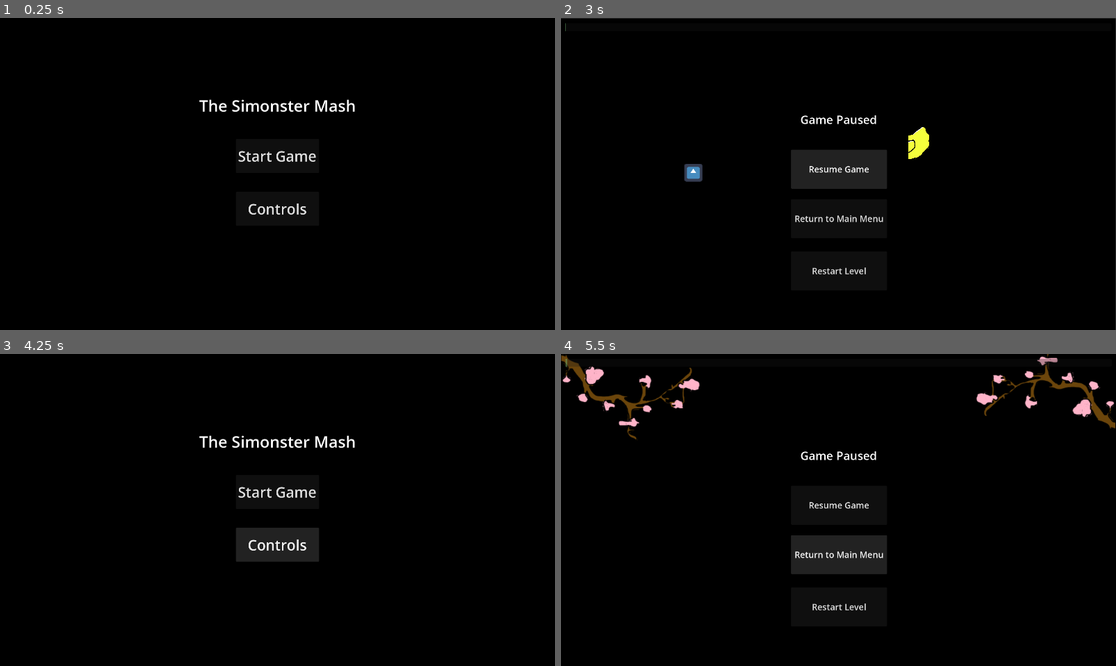
Above: before the commit, frames 1-4 (two rows, left to right).
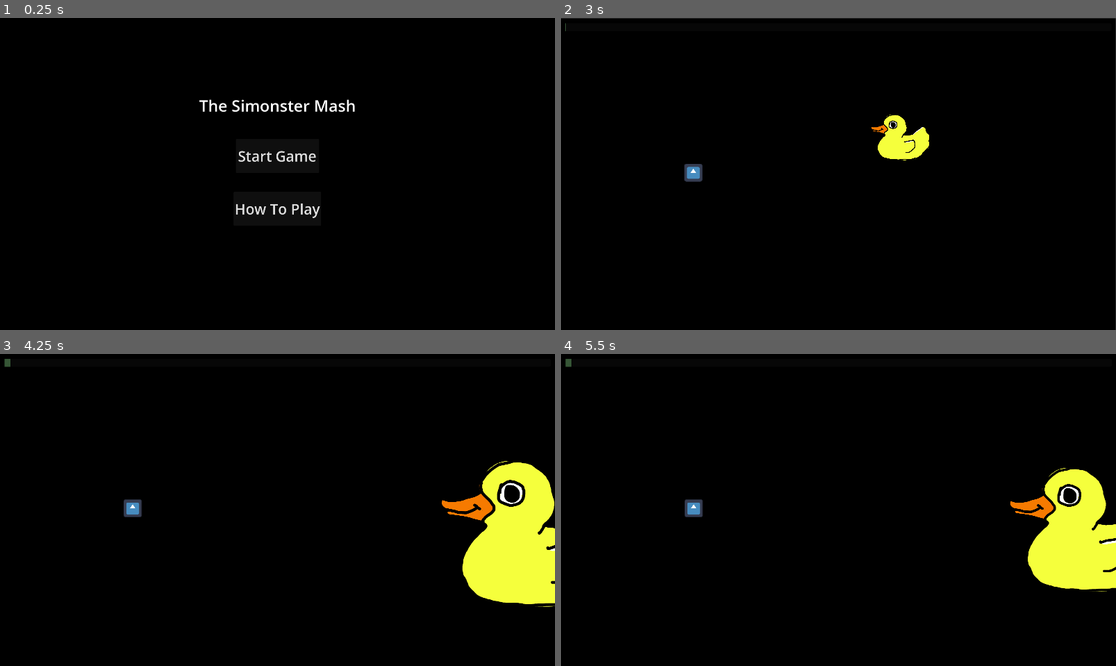
Above: after the commit, the same moments.

Repository: SimonDuPlooyGit/Just-Shapes-and-Beats-2-JK
Game: Godot game, scene res://Scenes/MainMenu.tscn
The game is run twice, just before and just after one commit, with the same random seed, the same clock (stepped at 60 frames per second) and the same inputs. The engine's default icon, where the game draws it, is replaced by a stand-in: a white triangle on a blue panel in a dark square. Sound files missing from this copy of the repository are replaced by a short silence.
Inputs (mouse positions are in pixels of both pictures, inside the frame that each line leads up to):
- Up to frame 1 (0.25 s): no input
- Up to frame 2 (3 s): click "Controls" (after the commit: "How To Play") at 0.5 s; click "Return to main menu" at 1.25 s; click "Start Game" at 2 s; click "What the Duck!" at 2.75 s
- Up to frame 3 (4.25 s): click (277, 553) at 3.5 s, where only the run before the commit has a clickable "Return to Main Menu"
- Up to frame 4 (5.5 s): click (838, 491) at 4.25 s, where only the run before the commit has a clickable "Start Game"; click (838, 541) at 5 s, where only the run before the commit has a clickable "Serenity"

The runs differ from the first frame. In frame 1, 0.3% of the frame differs, in the area x 42-58%, y 59-65%; in frame 2, 3.2%; in frame 3, 8.5%; in frame 4, 9.6%, in the area x 0-100%, y 0-83%.

Commit message:
How to play menu

Diff:
--- a/prototype2rhythm/Scenes/BossFight.tscn
+++ b/prototype2rhythm/Scenes/BossFight.tscn
@@ -210,6 +210,7 @@
 
 [node name="PauseMenu" type="CanvasLayer" parent="."]
 process_mode = 3
+visible = false
 offset = Vector2(960, 560)
 transform = Transform2D(1, 0, 0, 1, 960, 560)
 
@@ -225,7 +226,7 @@
 offset_bottom = -98.0
 grow_horizontal = 2
 grow_vertical = 2
-color = Color(0, 0, 0, 1)
+color = Color(0.0646965, 0.0646965, 0.0646965, 1)
 
 [node name="Label" type="Label" parent="PauseMenu"]
 offset_left = -242.5
--- a/prototype2rhythm/Scenes/MainMenu.tscn
+++ b/prototype2rhythm/Scenes/MainMenu.tscn
@@ -62,7 +62,7 @@
 grow_horizontal = 2
 grow_vertical = 2
 theme_override_font_sizes/font_size = 50
-text = "Controls
+text = "How To Play
 "
 
 [connection signal="pressed" from="Startgame" to="." method="change_to_levels"]
--- a/prototype2rhythm/Scenes/SamuraiShamploo.tscn
+++ b/prototype2rhythm/Scenes/SamuraiShamploo.tscn
@@ -337,6 +337,46 @@
 scale = Vector2(0.00713731, 0.262795)
 texture = ExtResource("17_yn866")
 
+[node name="W" type="Label" parent="Spawners/SamuraiSpawner/Hitzones"]
+offset_left = 875.0
+offset_top = 359.0
+offset_right = 1036.0
+offset_bottom = 486.0
+theme_override_font_sizes/font_size = 30
+text = "W"
+horizontal_alignment = 1
+vertical_alignment = 1
+
+[node name="A" type="Label" parent="Spawners/SamuraiSpawner/Hitzones"]
+offset_left = 695.0
+offset_top = 495.0
+offset_right = 856.0
+offset_bottom = 622.0
+theme_override_font_sizes/font_size = 30
+text = "A"
+horizontal_alignment = 1
+vertical_alignment = 1
+
+[node name="S" type="Label" parent="Spawners/SamuraiSpawner/Hitzones"]
+offset_left = 875.0
+offset_top = 627.0
+offset_right = 1036.0
+offset_bottom = 754.0
+theme_override_font_sizes/font_size = 30
+text = "S"
+horizontal_alignment = 1
+vertical_alignment = 1
+
+[node name="D" type="Label" parent="Spawners/SamuraiSpawner/Hitzones"]
+offset_left = 1060.0
+offset_top = 495.0
+offset_right = 1221.0
+offset_bottom = 622.0
+theme_override_font_sizes/font_size = 30
+text = "D"
+horizontal_alignment = 1
+vertical_alignment = 1
+
 [node name="ShurikenSpawner" type="Node" parent="Spawners"]
 script = ExtResource("16_ba466")
 
@@ -404,6 +444,7 @@
 
 [node name="PauseMenu" type="CanvasLayer" parent="."]
 process_mode = 3
+visible = false
 offset = Vector2(960, 560)
 transform = Transform2D(1, 0, 0, 1, 960, 560)
 
@@ -419,7 +460,7 @@
 offset_bottom = -66.0
 grow_horizontal = 2
 grow_vertical = 2
-color = Color(0, 0, 0, 1)
+color = Color(0.0430392, 0.0430392, 0.0430392, 1)
 
 [node name="Label" type="Label" parent="PauseMenu"]
 offset_left = -242.5
--- a/prototype2rhythm/Scenes/controls.tscn
+++ b/prototype2rhythm/Scenes/controls.tscn
@@ -25,9 +25,9 @@
 anchor_right = 0.5
 anchor_bottom = 0.5
 offset_left = -480.0
-offset_top = -384.0
+offset_top = -423.0
 offset_right = 480.0
-offset_bottom = 384.0
+offset_bottom = 423.0
 grow_horizontal = 2
 grow_vertical = 2
 theme_override_font_sizes/normal_font_size = 38
@@ -43,7 +43,9 @@
 In some level gimmicks there are other mecahnics.
 For example in the samurai level
 you will be constrianed
-and have to use W A S D to parry!"
+and have to use W A S D to parry!
+
+You have 3 lives before you die!"
 horizontal_alignment = 1
 vertical_alignment = 1
 
